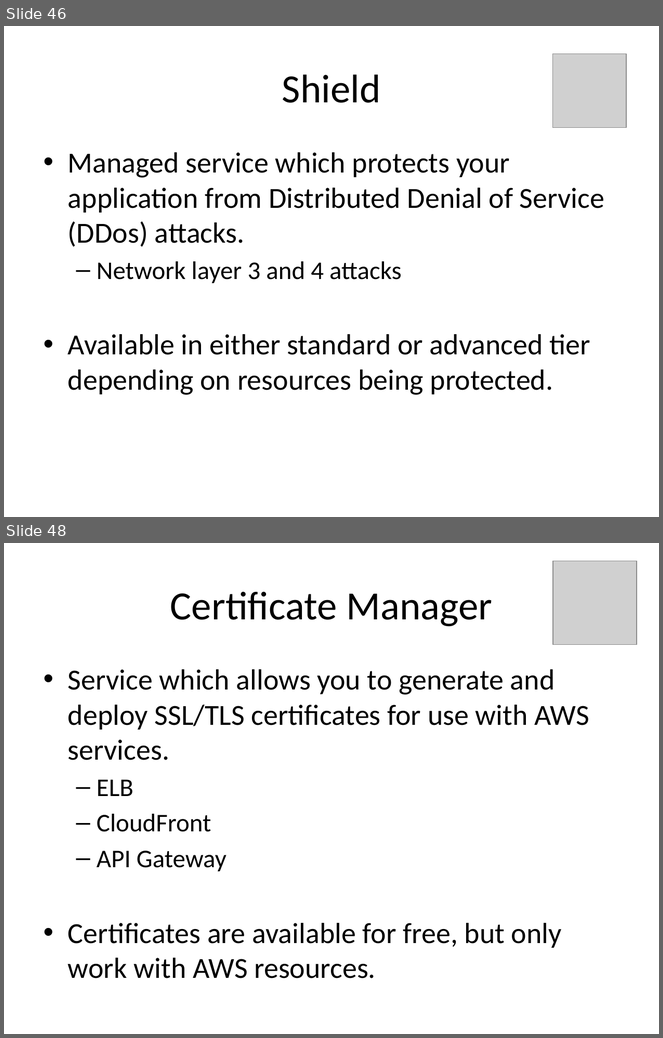
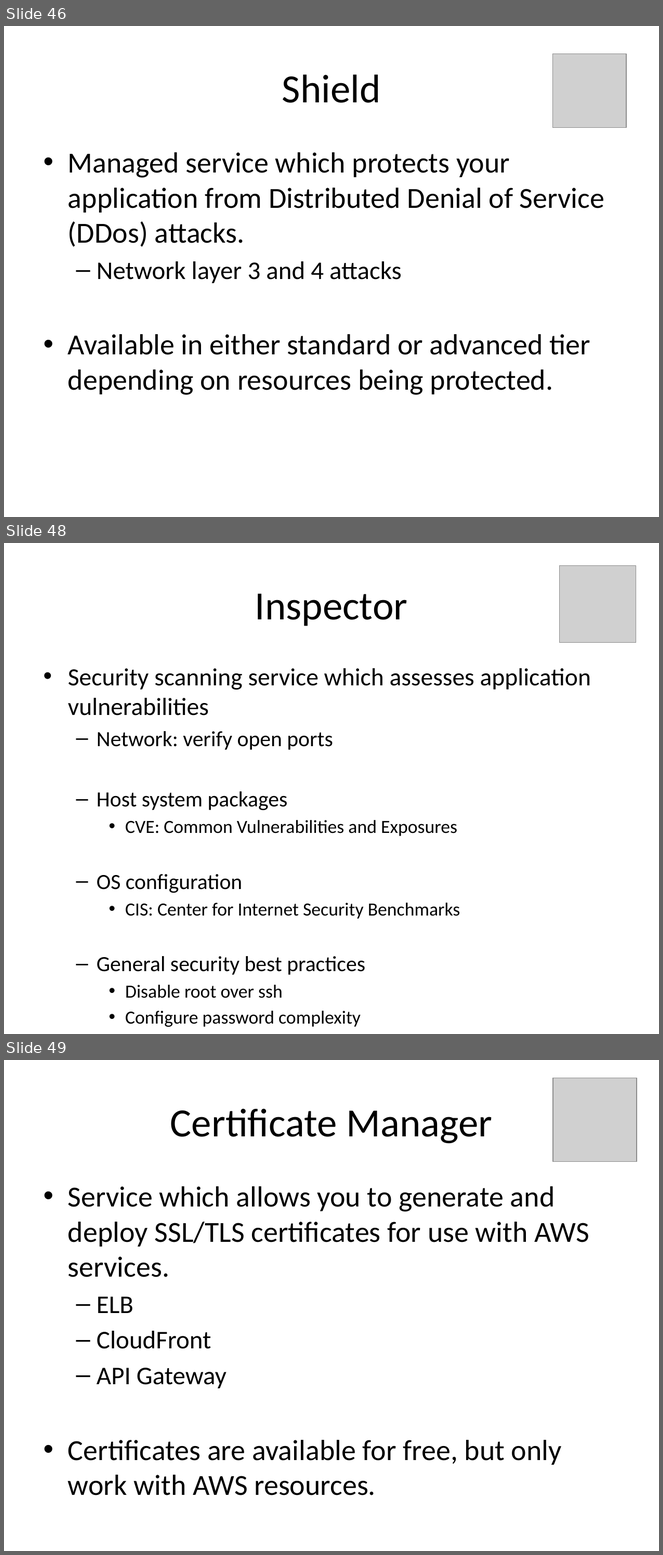
Before and after one commit to jasondbaker/infrastructure-class, a slide deck: lectures/infrastructure-week-4.pptx. Shown one above the other, each under a label of ours: slides 46 and 48 before the commit, slides 46, 48 and 49 after it; the slides between them are not shown. The pictures are 663x1038 and 663x1555 pixels, drawn with LibreOffice and Linux fonts; fonts in the diff are those of the drawing; grey boxes stand for pictures. Boxes give left, top, right and bottom in pixels: in the first picture for what was removed or moved away, otherwise in the second. Text is boxed around its words. In the diff, an @@ line names an element or a change of style, - is before the commit and + after.

```diff
--- a/lectures/infrastructure-week-4.pptx
+++ b/lectures/infrastructure-week-4.pptx
@@ slide 48 added at (4,543,659,1034), background #FFFFFF @@
@@ picture added at (559,566,636,643) @@
@@ title added at (255,593,408,626), 44 pt, text #000000 @@
+Inspector
@@ text added at (68,668,591,1027), 20.4 pt, text #000000 @@
+• Security scanning service which assesses application vulnerabilities
+  – Network: verify open ports
+  – Host system packages
+    • CVE: Common Vulnerabilities and Exposures
+  – OS configuration
+    • CIS: Center for Internet Security Benchmarks
+  – General security best practices
+    • Disable root over ssh
+    • Configure password complexity
@@ what was slide 48 is now slide 49 @@
```
Also in this commit, not shown: 1 slide changed.
